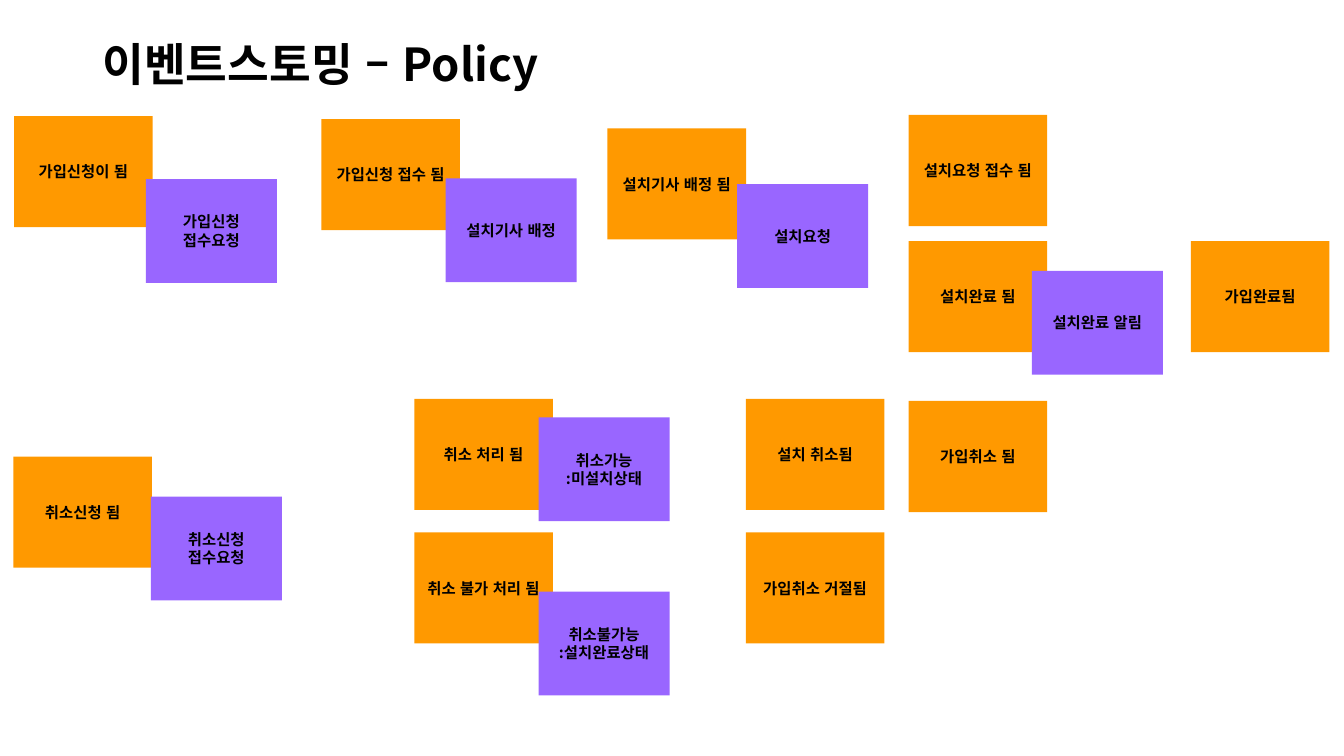
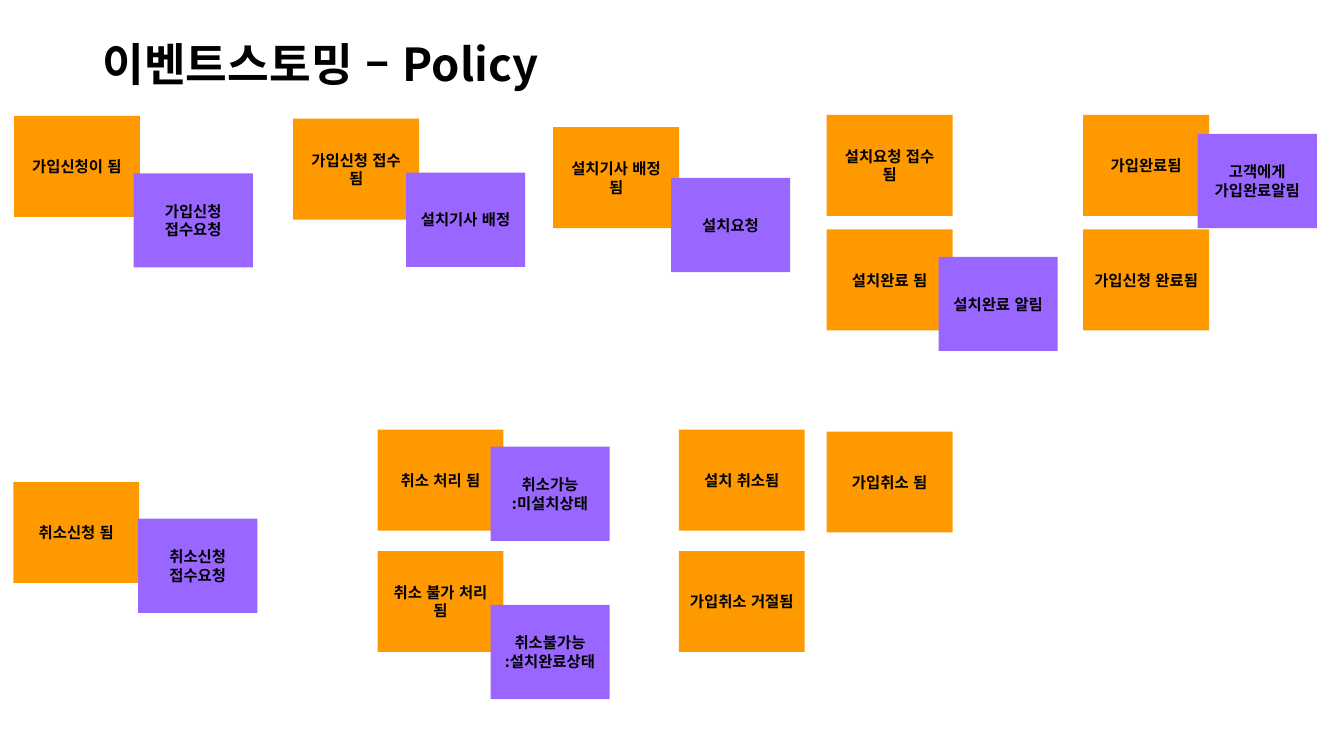
Before and after one commit to jisujin/ipTVShopProject, a slide deck: slide 9 of 실습프로젝트설계_ipTVShopProject.pptx. Drawn at 1344x756 pixels with LibreOffice and Linux fonts; fonts in the diff are those of the drawing. Boxes give left, top, right and bottom in pixels: in the first picture for what was removed or moved away, otherwise in the second. Text is boxed around its words. In the diff, an @@ line names an element or a change of style, - is before the commit and + after.

```diff
--- a/실습프로젝트설계_ipTVShopProject.pptx
+++ b/실습프로젝트설계_ipTVShopProject.pptx
@@ rectangle "가입신청이 됨": place and size @@
-rectangle "가입신청이 됨" at <box>14,116,152,227</box>
+rectangle "가입신청이 됨" at <box>14,116,140,217</box>
@@ rectangle "가입신청 접수 됨": place and size @@
-rectangle "가입신청 접수 됨" at <box>322,119,460,230</box>
+rectangle "가입신청 접수 됨" at <box>293,119,419,220</box>
@@ rectangle "설치요청 접수 됨": place and size @@
-rectangle "설치요청 접수 됨" at <box>908,115,1047,226</box>
+rectangle "설치요청 접수 됨" at <box>827,115,953,216</box>
@@ rectangle added at <box>1084,115,1210,216</box>, fill #FF9900, 11 pt, text #000000, bold @@
+가입완료됨
@@ rectangle "설치기사 배정 됨": place and size @@
-rectangle "설치기사 배정 됨" at <box>608,128,746,239</box>
+rectangle "설치기사 배정 됨" at <box>554,127,680,228</box>
@@ rectangle added at <box>1198,134,1317,228</box>, fill #9966FF, 11 pt, text #000000, bold @@
+고객에게 가입완료알림
@@ rectangle "가입신청 접수요청": place and size @@
-rectangle "가입신청 접수요청" at <box>146,179,277,283</box>
+rectangle "가입신청 접수요청" at <box>134,173,253,267</box>
@@ rectangle "설치기사 배정": place and size @@
-rectangle "설치기사 배정" at <box>446,178,577,282</box>
+rectangle "설치기사 배정" at <box>406,172,525,266</box>
@@ rectangle "설치요청": place and size @@
-rectangle "설치요청" at <box>737,185,868,288</box>
+rectangle "설치요청" at <box>671,177,790,271</box>
@@ rectangle "설치완료 됨": place and size @@
-rectangle "설치완료 됨" at <box>908,241,1047,352</box>
+rectangle "설치완료 됨" at <box>827,230,953,331</box>
@@ rectangle "가입신청 완료됨": place and size @@
-rectangle "가입신청 완료됨" at <box>1191,241,1329,352</box>
+rectangle "가입신청 완료됨" at <box>1084,230,1210,331</box>
@@ rectangle "설치완료 알림": place and size @@
-rectangle "설치완료 알림" at <box>1032,271,1164,375</box>
+rectangle "설치완료 알림" at <box>939,257,1058,351</box>
@@ text in rectangle at <box>1094,273,1198,288</box>: text changed @@
-가입완료됨
+가입신청 완료됨
@@ rectangle "취소 처리 됨": place and size @@
-rectangle "취소 처리 됨" at <box>414,399,553,510</box>
+rectangle "취소 처리 됨" at <box>378,430,504,530</box>
@@ rectangle "취소가능": place and size @@
-rectangle "취소가능" at <box>538,417,669,521</box>
+rectangle "취소가능" at <box>491,447,610,540</box>
@@ rectangle "설치 취소됨": place and size @@
-rectangle "설치 취소됨" at <box>746,399,884,510</box>
+rectangle "설치 취소됨" at <box>680,430,806,530</box>
@@ rectangle "가입취소 됨": place and size @@
-rectangle "가입취소 됨" at <box>908,401,1047,512</box>
+rectangle "가입취소 됨" at <box>827,432,953,532</box>
@@ rectangle "취소신청 됨": place and size @@
-rectangle "취소신청 됨" at <box>13,457,151,568</box>
+rectangle "취소신청 됨" at <box>13,482,139,583</box>
@@ rectangle "취소신청 접수요청": place and size @@
-rectangle "취소신청 접수요청" at <box>151,497,282,601</box>
+rectangle "취소신청 접수요청" at <box>138,518,257,612</box>
@@ rectangle "취소 불가 처리 됨": place and size @@
-rectangle "취소 불가 처리 됨" at <box>414,532,553,643</box>
+rectangle "취소 불가 처리 됨" at <box>378,552,504,652</box>
@@ rectangle "가입취소 거절됨": place and size @@
-rectangle "가입취소 거절됨" at <box>746,532,884,643</box>
+rectangle "가입취소 거절됨" at <box>680,552,806,652</box>
@@ rectangle "취소불가능": place and size @@
-rectangle "취소불가능" at <box>538,592,669,696</box>
+rectangle "취소불가능" at <box>491,605,610,699</box>
```
Also in this commit, not shown: 8 other slides changed, 9 slides added, 5 slides removed.
